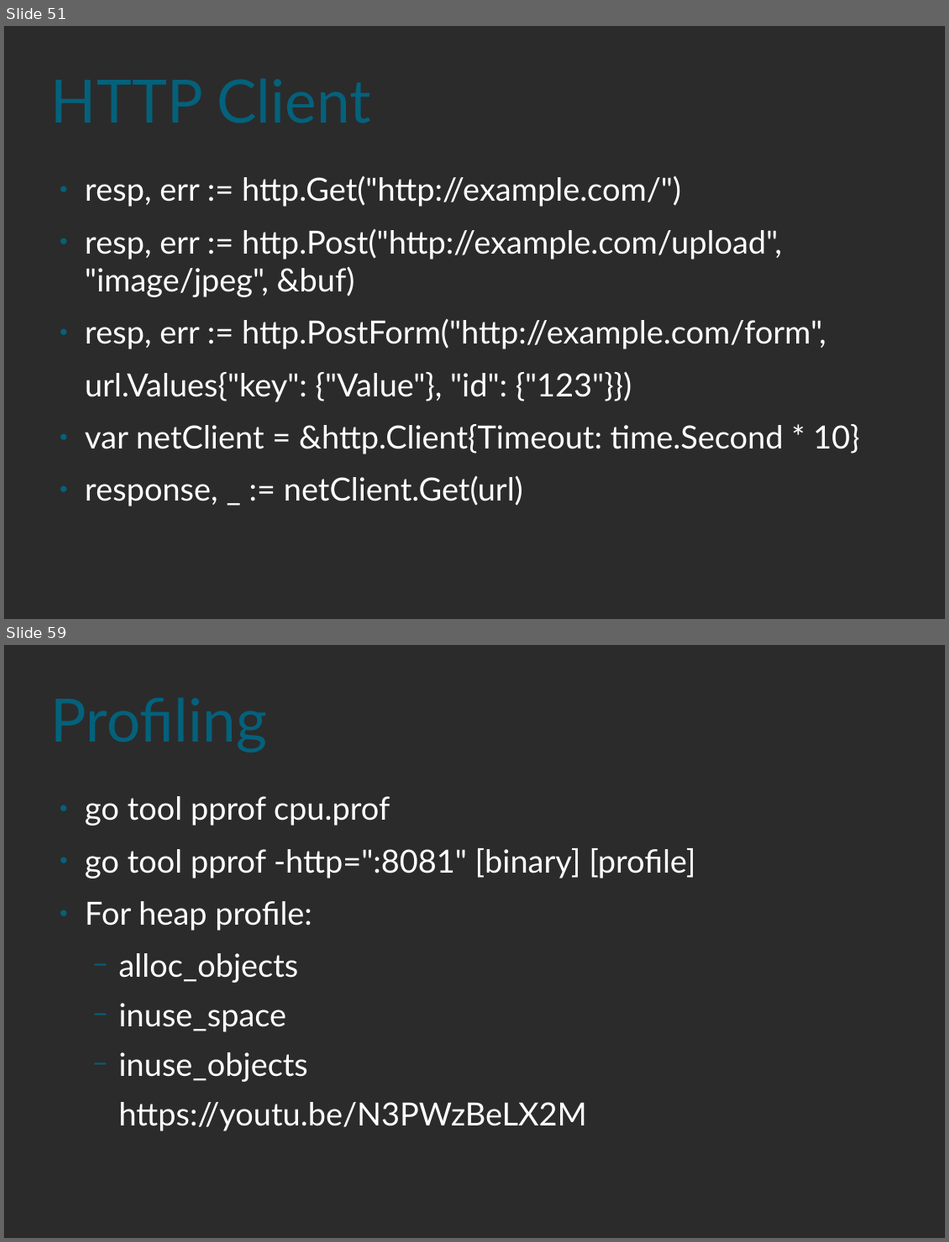
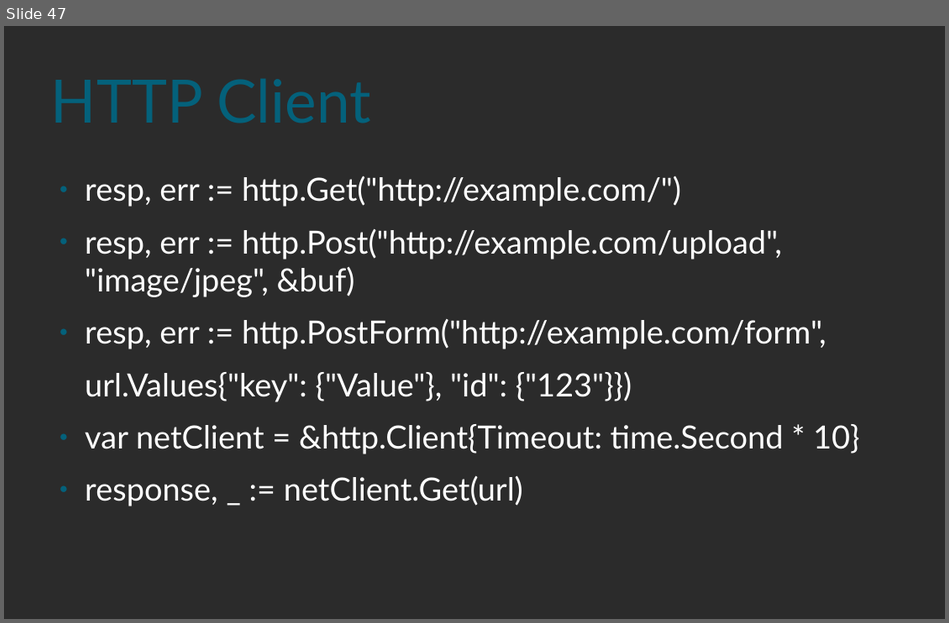
Before and after one commit to rif/gointro, a slide deck: Golang.odp. Shown one above the other, each under a label of ours: slides 51 and 59 before the commit, slide 47 after it; the slides between them are not shown. The pictures are 949x1242 and 949x623 pixels, drawn with LibreOffice and Linux fonts; fonts in the diff are those of the drawing; background and template pictures are left out; a plain dark background stands for a picture behind light text. Boxes give left, top, right and bottom in pixels: in the first picture for what was removed or moved away, otherwise in the second. Text is boxed around its words. In the diff, an @@ line names an element or a change of style, - is before the commit and + after.

```diff
--- a/Golang.odp
+++ b/Golang.odp
@@ slide 59 removed at (4, 645, 945, 1238), background picture (left out) @@
@@ title removed at (51, 669, 899, 768) @@
-Profiling
@@ text removed at (85, 796, 695, 1131) @@
-● go tool pprof cpu.prof
-● go tool pprof -http=":8081" [binary] [profile]
-● For heap profile:
-  − alloc_objects
-  − inuse_space
-  − inuse_objects
-  https://youtu.be/N3PWzBeLX2M
@@ what was slide 51 is now slide 47 @@
```
Also in this commit, not shown: 1 slide changed, 12 other slides removed.
